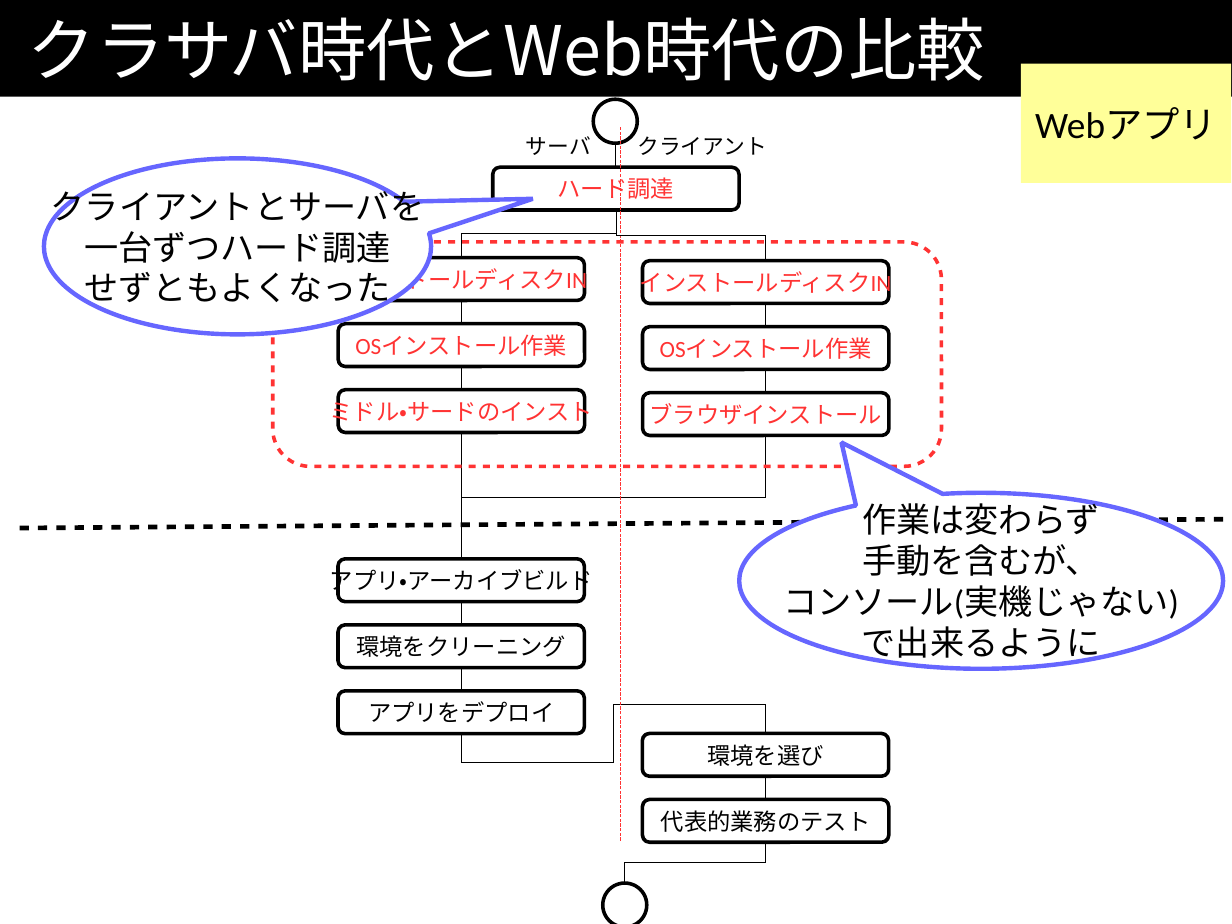
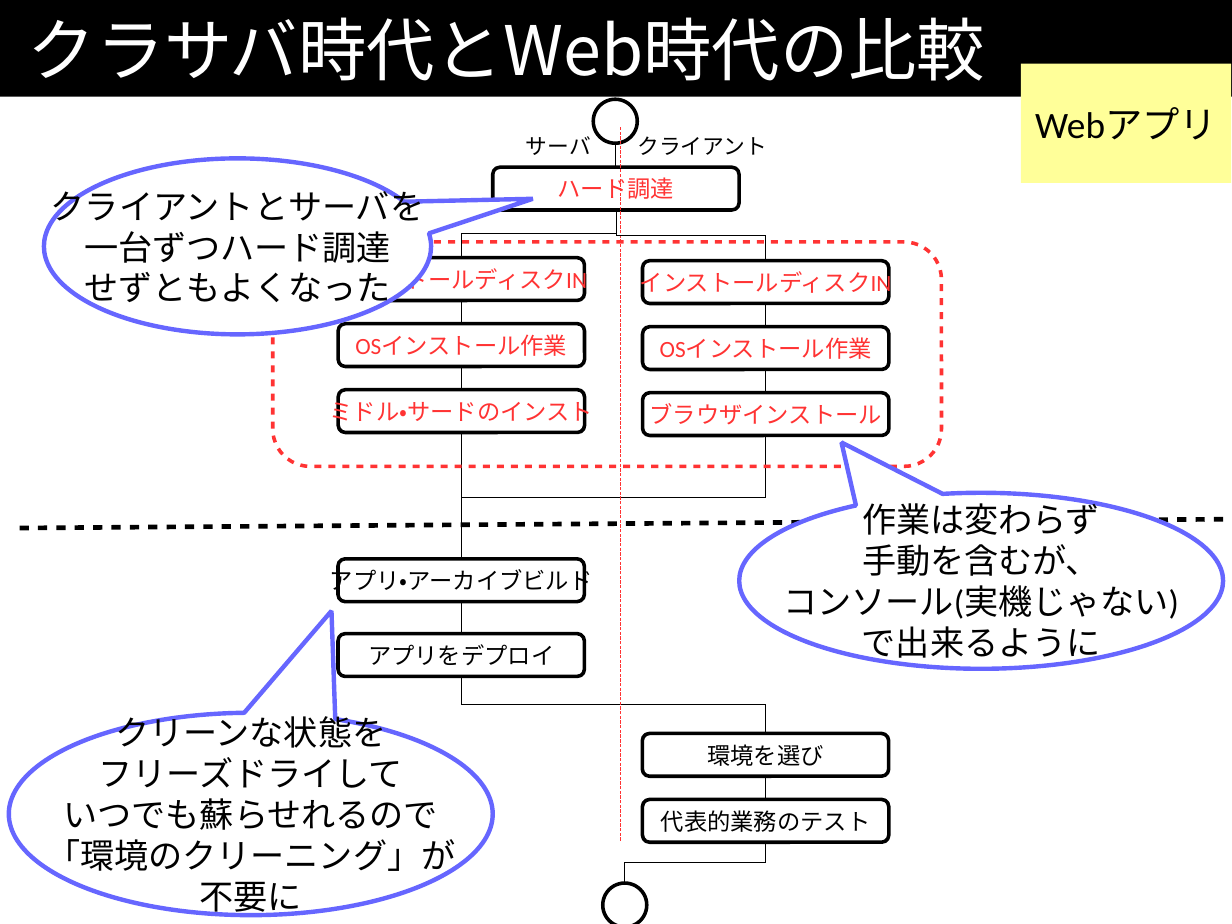
Before and after one commit to kazuhito-m/kazuhito-m.github.io, a slide deck: slide 73 of _drafts/comcamp2016.odp. Drawn at 1232x924 pixels with LibreOffice and Linux fonts; fonts in the diff are those of the drawing. Boxes give left, top, right and bottom in pixels: in the first picture for what was removed or moved away, otherwise in the second. Text is boxed around its words. In the diff, an @@ line names an element or a change of style, - is before the commit and + after.

```diff
--- a/_drafts/comcamp2016.odp
+++ b/_drafts/comcamp2016.odp
@@ rounded rectangle removed at (x1=338, y1=625, x2=584, y2=667) @@
-環境をクリーニング
@@ line moved from (462, 601) - (462, 625) to (462, 601) - (462, 634) @@
@@ rounded rectangle "アプリをデプロイ" moved from (x1=339, y1=691, x2=585, y2=733) to (x1=339, y1=634, x2=585, y2=676) @@
@@ elbow line moved from (462, 733) - (766, 733) to (462, 676) - (766, 733) @@
@@ line removed from (462, 667) to (462, 691) @@
@@ speech bubble added at (x1=9, y1=713, x2=493, y2=916), fill #FFFFFF, outline #6666FF 2.83 pt, 22 pt, text #000000 @@
+クリーンな状態を
+フリーズドライして
+いつでも蘇らせれるので
+「環境のクリーニング」が
+不要に
```
Also in this commit, not shown: 3 other slides changed, 32 slides added, 1 other file.
